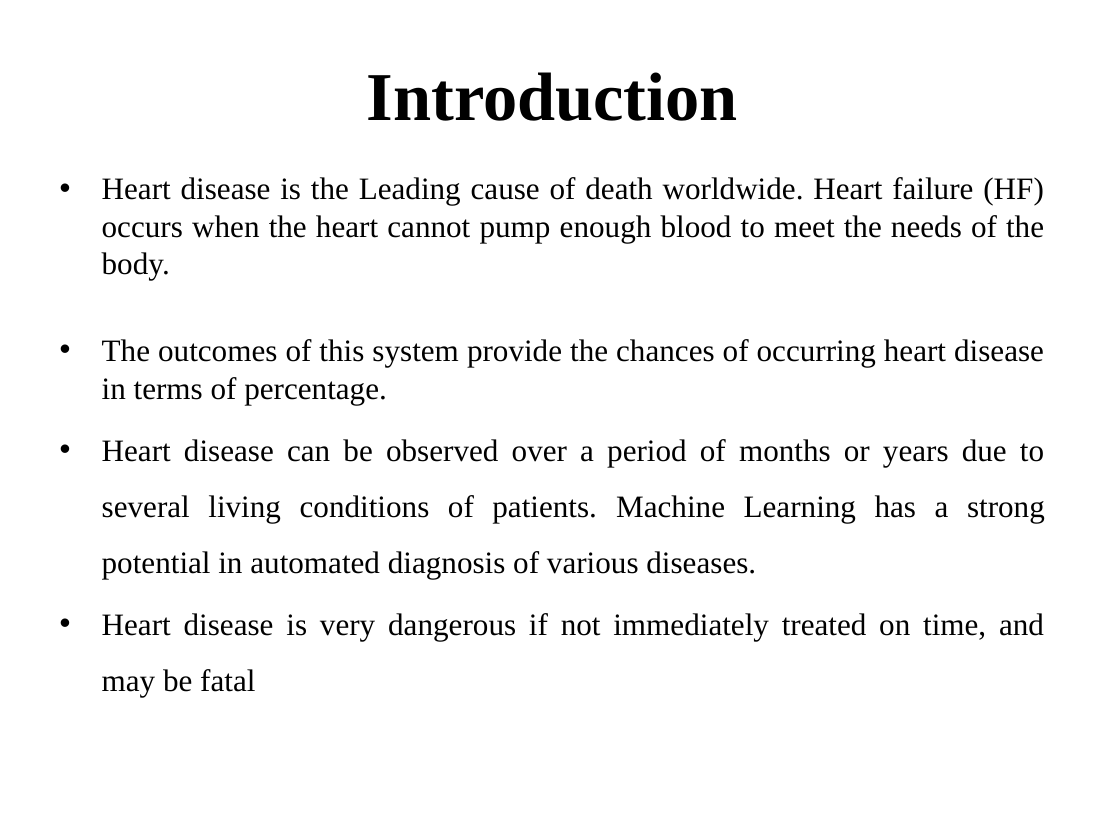
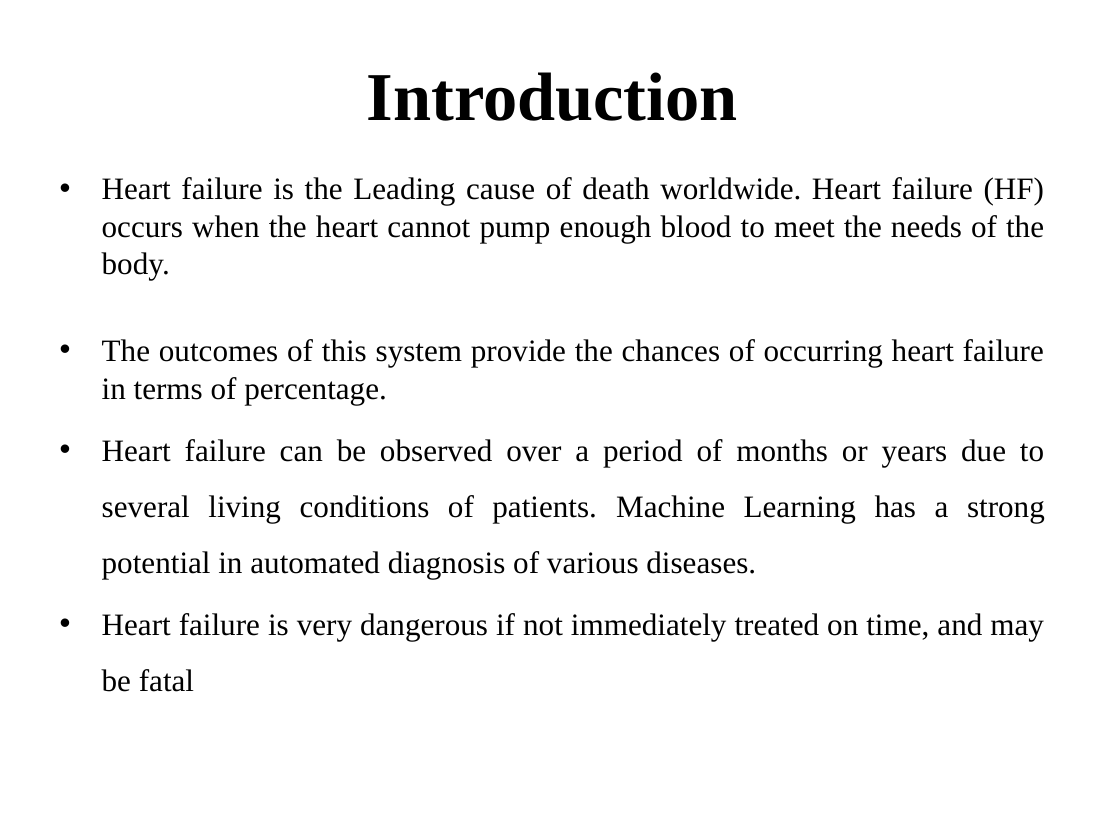
Before and after one commit to sathyapramod/ml-heart-survial, a slide deck: slide 3 of SathyaPramod.pptx. Drawn at 1120x840 pixels with LibreOffice and Linux fonts; fonts in the diff are those of the drawing; background and template pictures are left out. Boxes give left, top, right and bottom in pixels: in the first picture for what was removed or moved away, otherwise in the second. Text is boxed around its words. In the diff, an @@ line names an element or a change of style, - is before the commit and + after.

```diff
--- a/SathyaPramod.pptx
+++ b/SathyaPramod.pptx
@@ text at box(102, 177, 1045, 692): text changed @@
-• Heart disease is the Leading cause of death worldwide. Heart failure (HF) occurs when the heart cannot pump enough blood to meet the needs of the body.
-• The outcomes of this system provide the chances of occurring heart disease in terms of percentage.
-• Heart disease can be observed over a period of months or years due to several living conditions of patients. Machine Learning has a strong potential in automated diagnosis of various diseases.
-• Heart disease is very dangerous if not immediately treated on time, and may be fatal
+• Heart failure is the Leading cause of death worldwide. Heart failure (HF) occurs when the heart cannot pump enough blood to meet the needs of the body.
+• The outcomes of this system provide the chances of occurring heart failure in terms of percentage.
+• Heart failure can be observed over a period of months or years due to several living conditions of patients. Machine Learning has a strong potential in automated diagnosis of various diseases.
+• Heart failure is very dangerous if not immediately treated on time, and may be fatal
```
Also in this commit, not shown: 7 other slides changed, 4 slides added, 3 slides removed, 1 other file.
